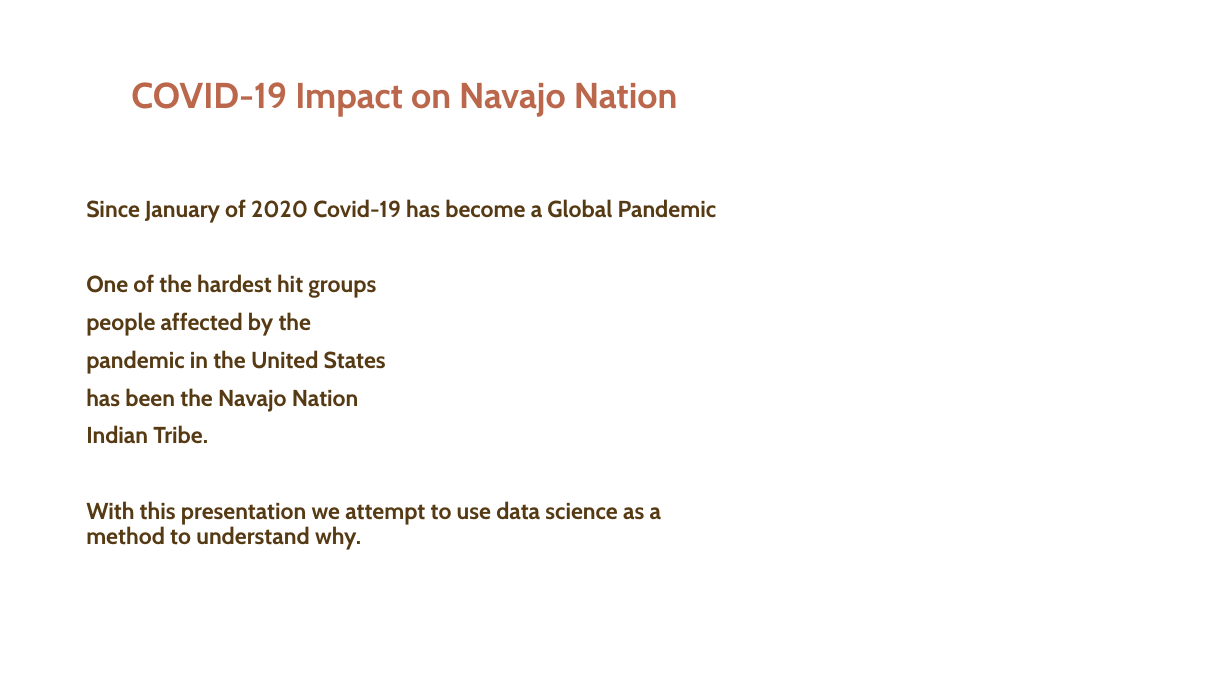
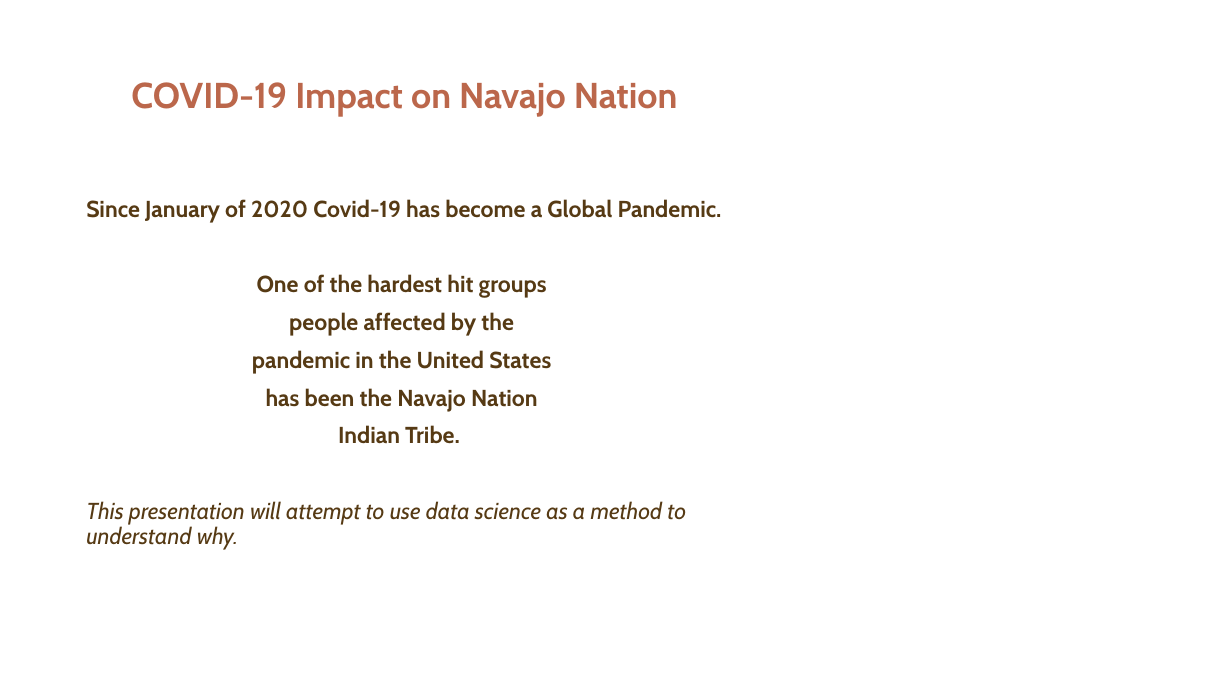
Before and after one commit to CCostenbader/Covid-19-effects-on-the-Navajo-Nation-Indian-Tribe, a slide deck: slide 2 of FinalPPMatt.pptx. Drawn at 1232x693 pixels with LibreOffice and Linux fonts; fonts in the diff are those of the drawing; background and template pictures are left out. Boxes give left, top, right and bottom in pixels: in the first picture for what was removed or moved away, otherwise in the second. Text is boxed around its words. In the diff, an @@ line names an element or a change of style, - is before the commit and + after.

```diff
--- a/FinalPPMatt.pptx
+++ b/FinalPPMatt.pptx
@@ text at (86, 199, 722, 223): text changed @@
-Since January of 2020 Covid-19 has become a Global Pandemic
+Since January of 2020 Covid-19 has become a Global Pandemic.
@@ text at (252, 274, 551, 444): alignment left to centre @@
@@ text at (86, 501, 686, 550): text changed; bold off; italic on @@
-With this presentation we attempt to use data science as a method to understand why.
+This presentation will attempt to use data science as a method to understand why.
```
Also in this commit, not shown: 7 other slides changed.
